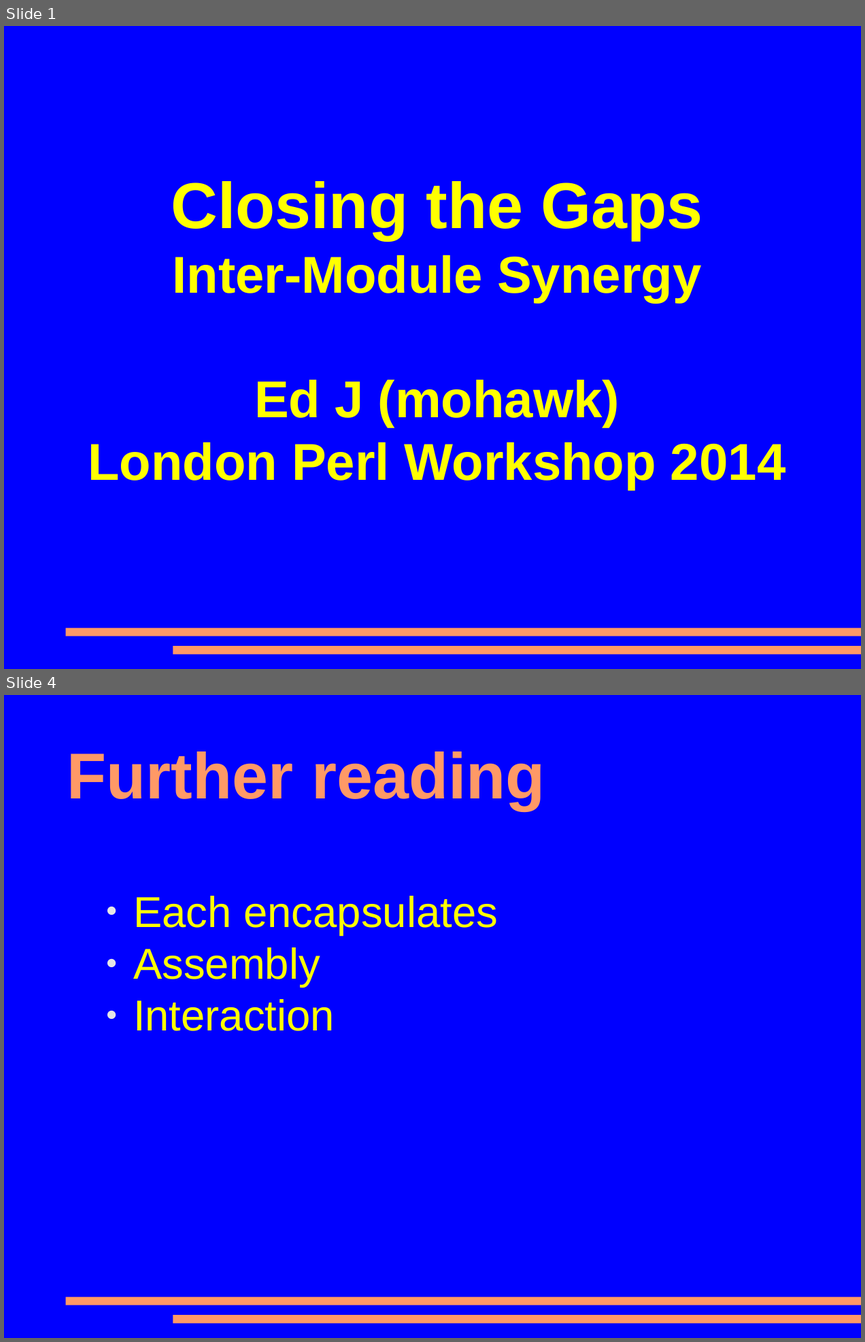
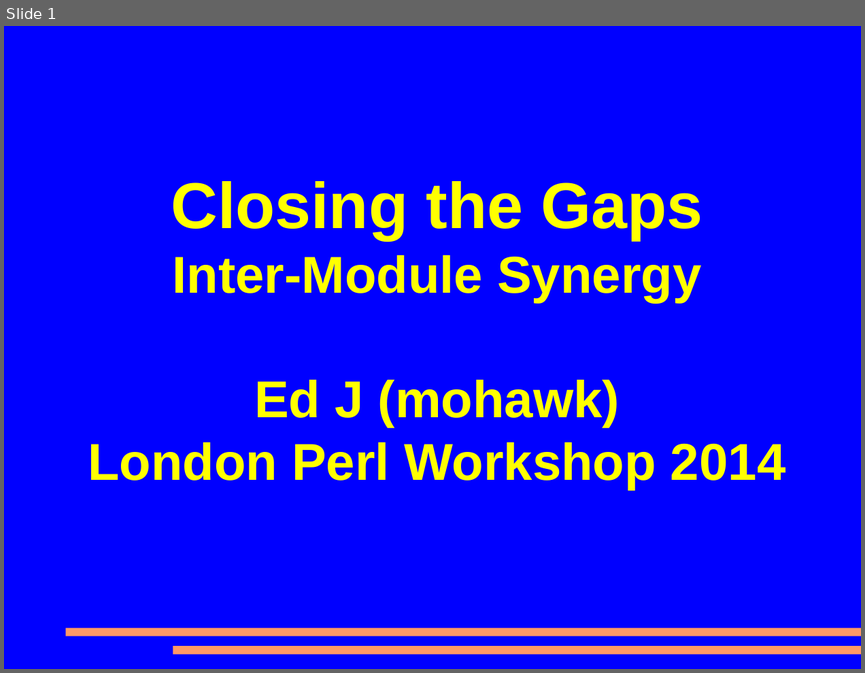
Before and after one commit to mohawk2/presentations, a slide deck: lpw2014-closinggaps.odp. Shown one above the other, each under a label of ours: slides 1 and 4 before the commit, slide 1 after it; the slides between them are not shown. The pictures are 865x1342 and 865x673 pixels, drawn with LibreOffice and Linux fonts; fonts in the diff are those of the drawing. Boxes give left, top, right and bottom in pixels: in the first picture for what was removed or moved away, otherwise in the second. Text is boxed around its words. In the diff, an @@ line names an element or a change of style, - is before the commit and + after.

```diff
--- a/lpw2014-closinggaps.odp
+++ b/lpw2014-closinggaps.odp
@@ slide 4 removed at (4, 695, 861, 1338), background #0000FF; not listed: 2 template elements that a slide beside it also shows @@
@@ title removed at (67, 751, 545, 810) @@
-Further reading
@@ text removed at (133, 896, 498, 1031) @@
-● Each encapsulates
-● Assembly
-● Interaction
```
Also in this commit, not shown: 1 slide changed, 3 slides added.
